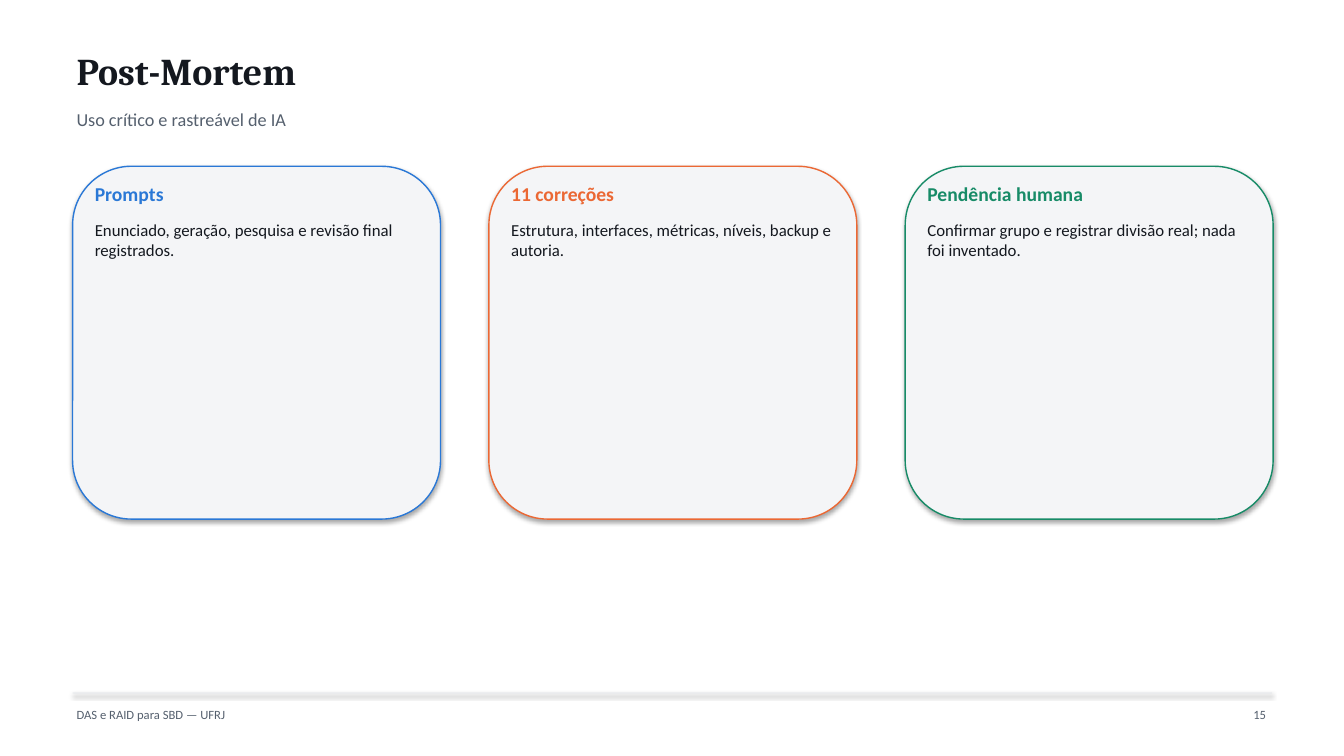
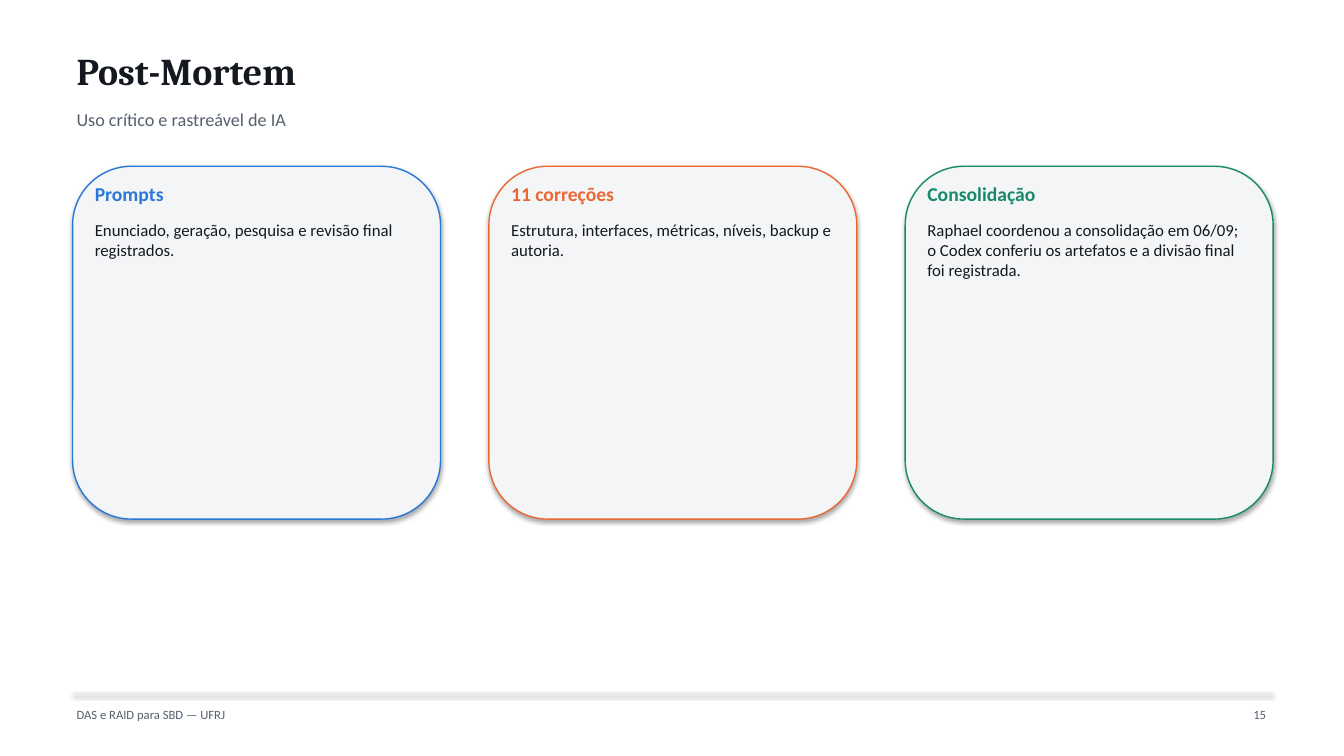
Before and after one commit to guilherme-hu/Trabalho-CBD, a slide deck: slide 16 of DAS e RAID/DAS_RAID_Slides.pptx. Drawn at 1344x756 pixels with LibreOffice and Linux fonts; fonts in the diff are those of the drawing. Boxes give left, top, right and bottom in pixels: in the first picture for what was removed or moved away, otherwise in the second. Text is boxed around its words. In the diff, an @@ line names an element or a change of style, - is before the commit and + after.

Commit message:
Finaliza relatorios, slides e Post-Mortem

```diff
--- a/DAS e RAID/DAS_RAID_Slides.pptx
+++ b/DAS e RAID/DAS_RAID_Slides.pptx
@@ text at [927, 187, 1035, 205]: text changed @@
-Pendência humana
+Consolidação
@@ text at [927, 224, 1238, 279]: text changed @@
-Confirmar grupo e registrar divisão real; nada foi inventado.
+Raphael coordenou a consolidação em 06/09; o Codex conferiu os artefatos e a divisão final foi registrada.
```
Also in this commit, not shown: 25 other files.
